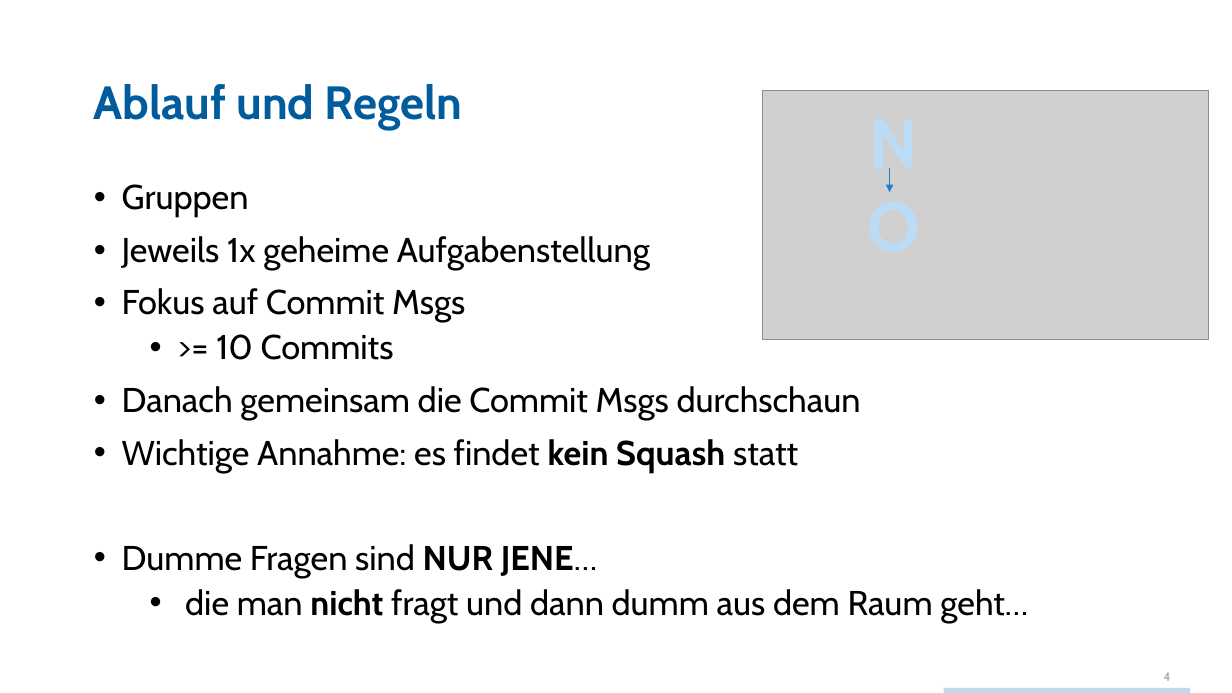
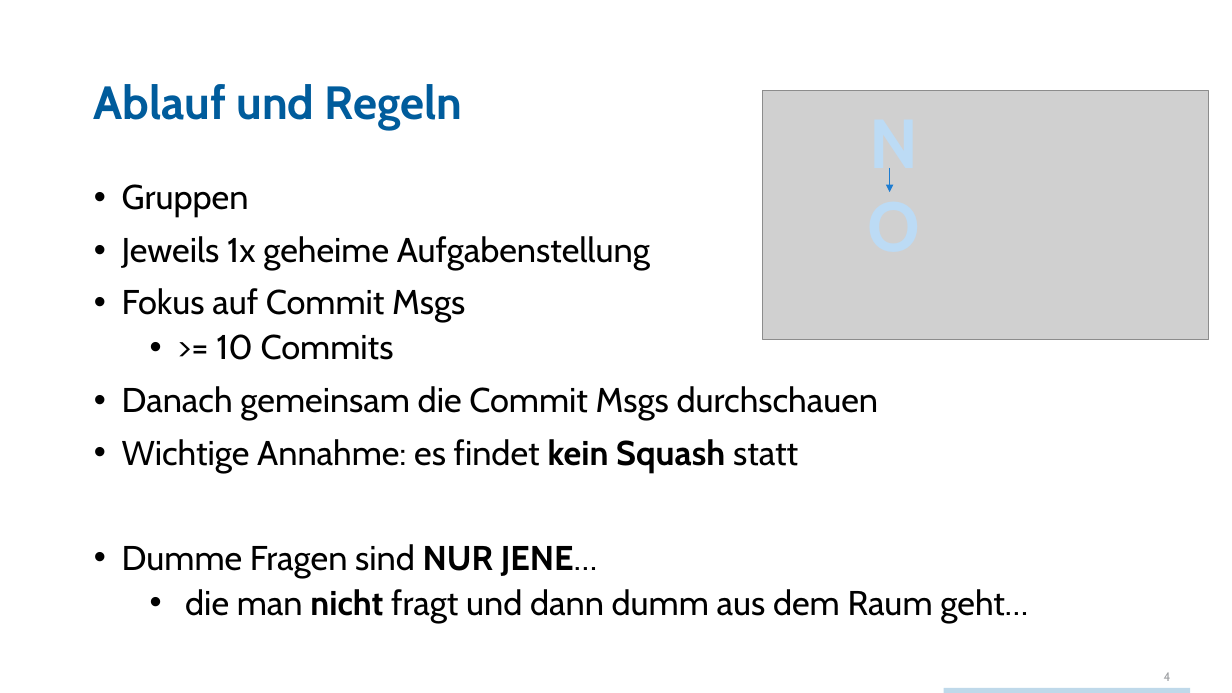
Before and after one commit to techtalk/CodingDojos, a slide deck: slide 4 of CommitMessages/CodingDojo_CommitMessages.pptx. Drawn at 1232x693 pixels with LibreOffice and Linux fonts; fonts in the diff are those of the drawing; grey boxes stand for pictures; background and template pictures are left out. Boxes give left, top, right and bottom in pixels: in the first picture for what was removed or moved away, otherwise in the second. Text is boxed around its words. In the diff, an @@ line names an element or a change of style, - is before the commit and + after.

```diff
--- a/CommitMessages/CodingDojo_CommitMessages.pptx
+++ b/CommitMessages/CodingDojo_CommitMessages.pptx
@@ text at [122,386,878,420]: text changed @@
-• Danach gemeinsam die Commit Msgs durchschaun
+• Danach gemeinsam die Commit Msgs durchschauen
```
Also in this commit, not shown: 3 other slides changed.
